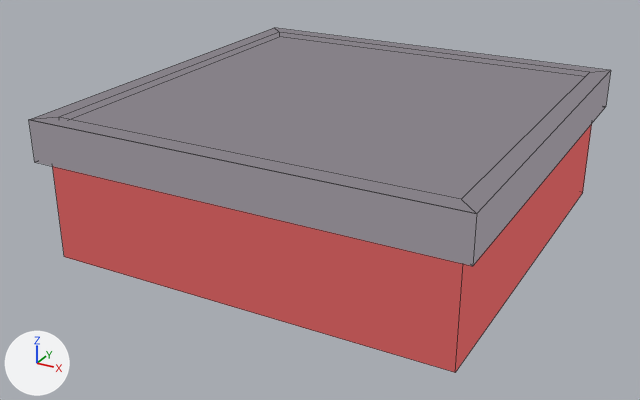
Two versions of the Blender file Assets/Models/building_top.blend, one commit apart.
Before and after are seen from a camera (50 mm lens) standing at (5.47, -10.69, 5.62) and looking at (-0.2, -0.38, 0.46). The axes (+X, +Y, +Z) are drawn at lower left. The lights are the same throughout. Mesh edges are drawn as thin lines.
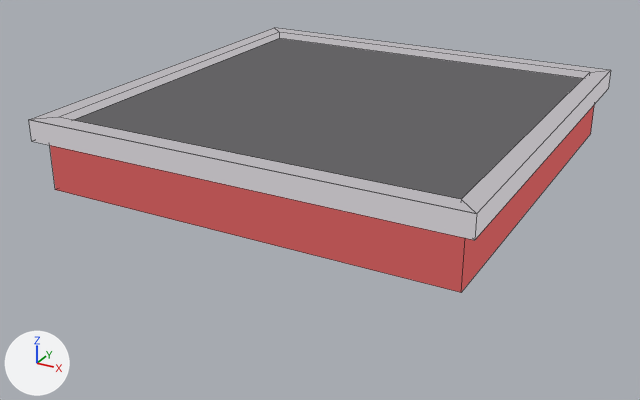
The newer file is also turned or shifted as a whole; pictures and numbers use the older file's frame.

Where the change shows, as pixel boxes [x1, y1, x2, y2] in the pictures (640 x 400 px; the box of a moved part takes in the faces that stretch with it):
```json
{"object": "Cube", "change": "surface changed, reshaped", "before": [29, 28, 611, 372], "after": [29, 28, 611, 292], "on screen": "23% shorter"}
{"part": 1, "of": "me_cube", "change": "moved or reshaped", "before": [60, 32, 589, 199], "after": [60, 32, 589, 199]}
{"part": 2, "of": "me_cube", "change": "moved or reshaped", "before": [29, 71, 611, 266], "after": [29, 71, 611, 240]}
{"part": 3, "of": "me_cube", "change": "moved or reshaped", "before": [52, 124, 592, 372], "after": [50, 106, 594, 292]}
{"part": 4, "of": "me_cube", "change": "surface changed", "before": [30, 28, 611, 214], "after": [30, 28, 611, 214]}
```

Scene script edits in JSON lines:
```json
{"op": "add", "block": "img_texturepalette_png", "code": ["img_texturepalette_png = load_image('TexturePalette.png', '../Images/TexturePalette.png', 8, 8, 'sRGB')"]}
{"op": "set", "path": "mat_material.texture", "old": "img_redbuildingtexture_png", "new": "img_texturepalette_png"}
{"block": "me_cube", "where": "# used by ob_cube; location = (0.0, 0.0, 0.0)"}
{"op": "remove", "block": "me_cube", "code": "me_cube.from_pydata(...)  # 28 vertices, 26 faces; spans x -3.0..3.0, y -3.0..3.0, z 0.0..2.0"}
{"op": "add", "block": "me_cube", "code": "me_cube.from_pydata(...)  # 28 vertices, 26 faces; spans x -3.0..3.0, y -3.0..3.0, z 1.0..2.0"}
{"block": "me_cube", "change": "me_cube part 1: all 4 vertices in x -2.74..2.74, y -2.74..2.74, z 1.92 are moved by (0.0, 0.0, -0.03)"}
{"block": "me_cube", "change": "me_cube part 2: all 8 vertices in x -3.0..3.0, y -3.0..3.0, z 1.42 are moved by (0.0, 0.0, 0.29)"}
{"block": "me_cube", "change": "me_cube part 3: all 4 vertices in x -2.85..2.85, y -2.85..2.85, z 0.0 are moved by (0.0, 0.0, 1.0)"}
{"block": "me_cube", "change": "me_cube part 4: texture (UV) coordinates of 26 of 26 faces, centred in x -3.0..3.0, y -3.0..3.0, z 0.0..2.0, changed; they spanned u 0.11..0.97, v 0.54..0.95 and now span u 0.14..0.84, v 0.58..0.96"}
```
